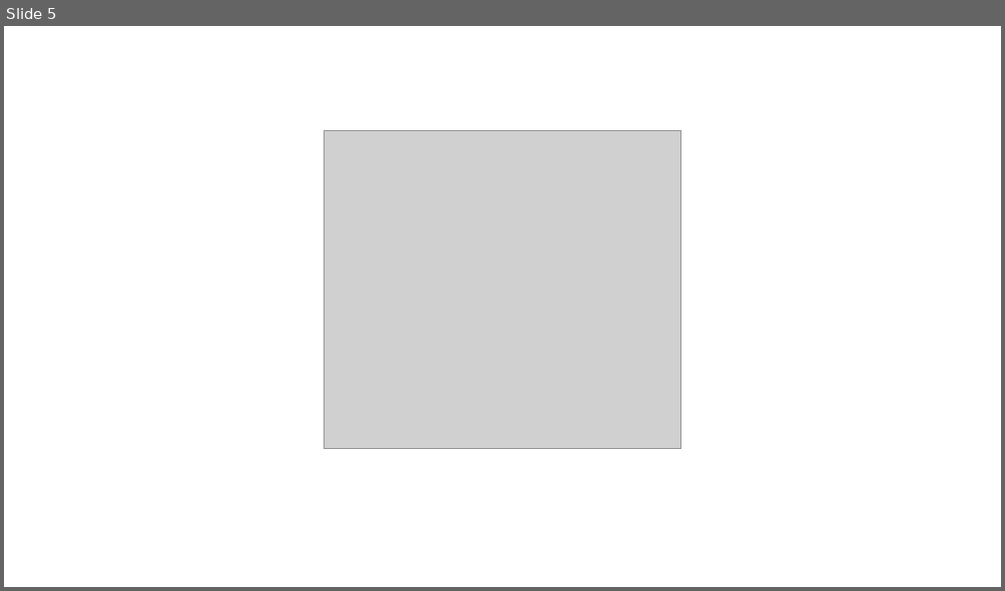
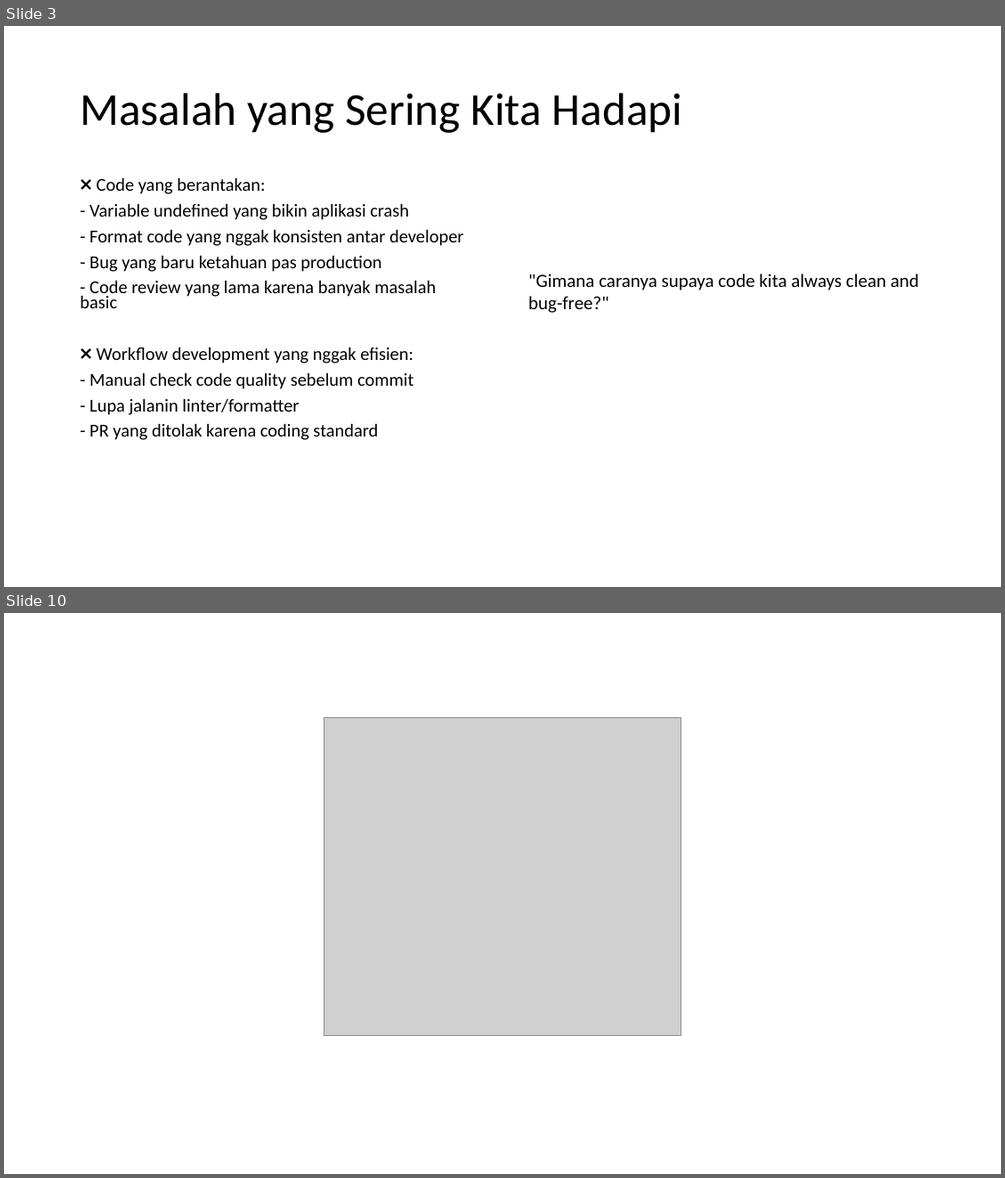
Before and after one commit to njulioiyoo/code-analysis-laravel-nodejs, a slide deck: slides/JNO - Sharing Session Code Analysis.pptx. Shown one above the other, each under a label of ours: slide 5 before the commit, slides 3 and 10 after it; the slides between them are not shown. The pictures are 1005x591 and 1005x1178 pixels, drawn with LibreOffice and Linux fonts; fonts in the diff are those of the drawing; grey boxes stand for pictures; background and template pictures are left out. Boxes give left, top, right and bottom in pixels: in the first picture for what was removed or moved away, otherwise in the second. Text is boxed around its words. In the diff, an @@ line names an element or a change of style, - is before the commit and + after.

```diff
--- a/slides/JNO - Sharing Session Code Analysis.pptx
+++ b/slides/JNO - Sharing Session Code Analysis.pptx
@@ slide 3 added at (x1=4, y1=26, x2=1001, y2=587), background picture (left out) @@
@@ title added at (x1=80, y1=93, x2=683, y2=133), 44 pt, text #000000 @@
+Masalah yang Sering Kita Hadapi
@@ text added at (x1=80, y1=177, x2=463, y2=440), 17.5 pt, text #000000 @@
+❌ Code yang berantakan:
+- Variable undefined yang bikin aplikasi crash
+- Format code yang nggak konsisten antar developer
+- Bug yang baru ketahuan pas production
+- Code review yang lama karena banyak masalah basic
+❌ Workflow development yang nggak efisien:
+- Manual check code quality sebelum commit
+- Lupa jalanin linter/formatter
+- PR yang ditolak karena coding standard
@@ text added at (x1=528, y1=273, x2=919, y2=313), 18 pt, text #000000 @@
+"Gimana caranya supaya code kita always clean and bug-free?"
@@ what was slide 5 is now slide 10 @@
```
Also in this commit, not shown: 8 other slides added, 4 slides removed, 25 other files.
